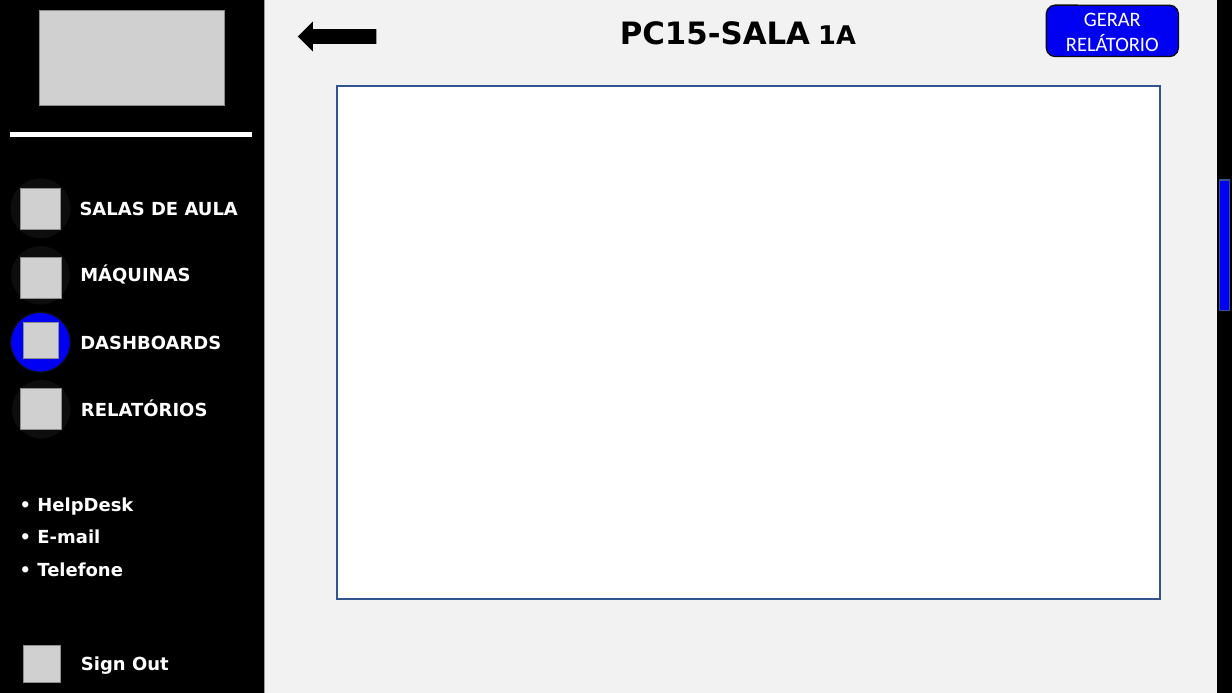
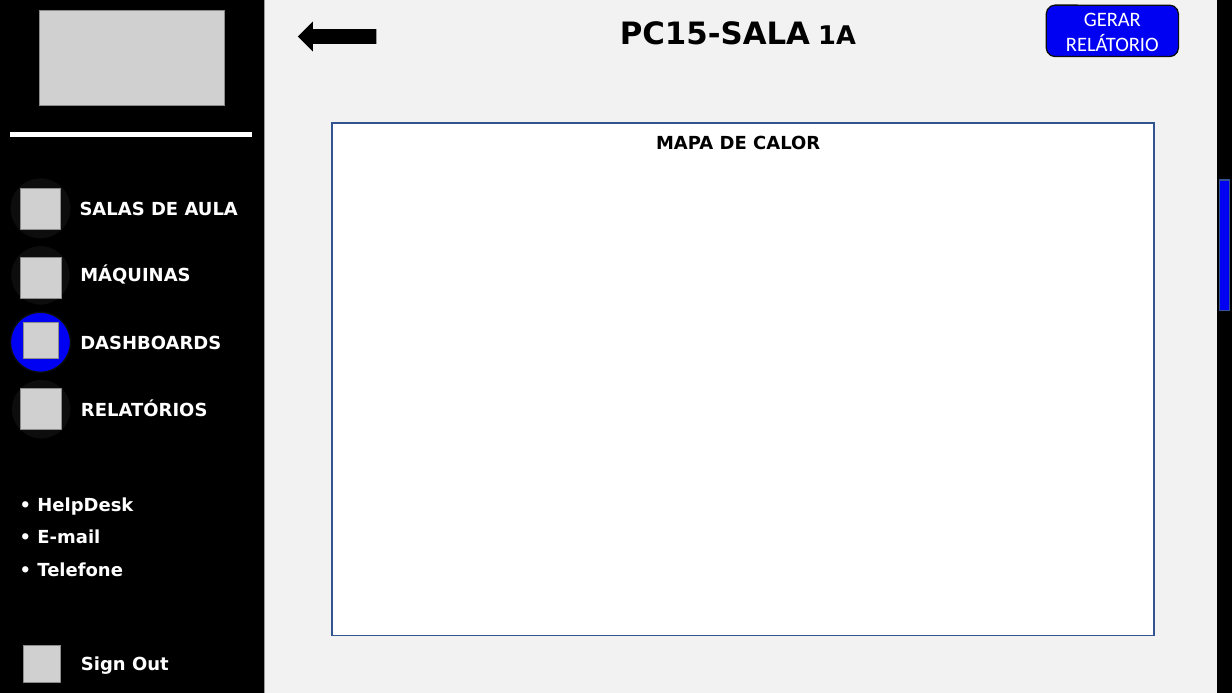
Before and after one commit to BandTec/grupo-04-adsb-20201, a slide deck: slide 12 of Prototipação de Dashboard/Prototipação-de-Tela.pptx. Drawn at 1232x693 pixels with LibreOffice and Linux fonts; fonts in the diff are those of the drawing; grey boxes stand for pictures. Boxes give left, top, right and bottom in pixels: in the first picture for what was removed or moved away, otherwise in the second. Text is boxed around its words. In the diff, an @@ line names an element or a change of style, - is before the commit and + after.

Commit message:
Correção de texto

```diff
--- a/Prototipação de Dashboard/Prototipação-de-Tela.pptx
+++ b/Prototipação de Dashboard/Prototipação-de-Tela.pptx
@@ rectangle: place and size @@
-rectangle at [337, 86, 1160, 599]
+rectangle at [332, 123, 1154, 636]
@@ text added at [656, 135, 820, 150], 14 pt, text #000000, bold @@
+MAPA DE CALOR
```
